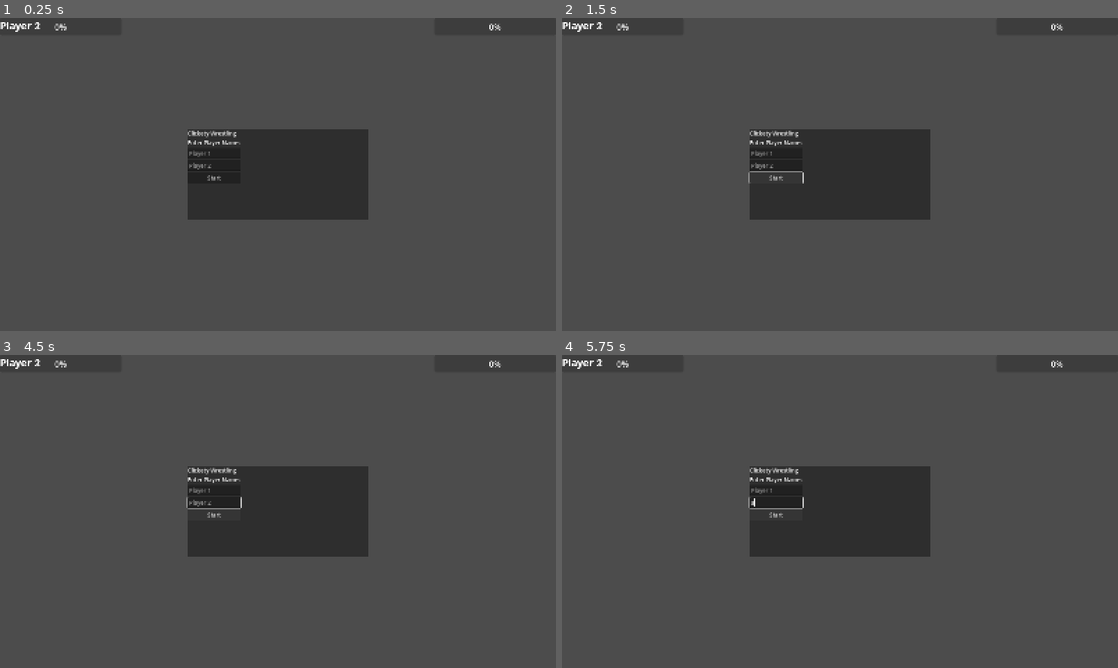
Above: before the commit, frames 1-4 (two rows, left to right).
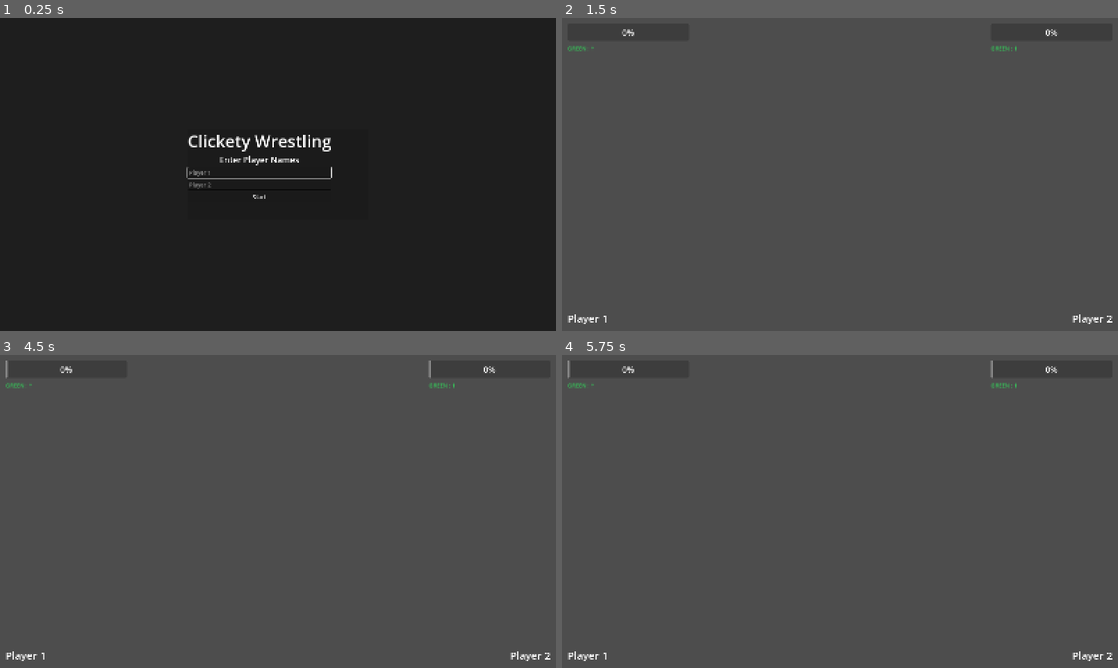
Above: after the commit, the same moments.

Repository: sanjithdevineni/Clickety-Wrestling
Game: Godot game, scene res://Scenes/Main.tscn
Two runs of this game, one before a commit and one after it. Both use one fixed random seed, a clock stepped at 60 frames per second and the inputs below.
Inputs (mouse positions are in pixels of both pictures, inside the frame that each line leads up to):
- Up to frame 1 (0.25 s): no input
- Up to frame 2 (1.5 s): click "Start" at 0.5 s; click (778, 177) at 1.25 s, where only the run before the commit has a clickable "Start"
- Up to frame 3 (4.5 s): tap Enter at 2, 3.5 s; hold D (p1_right) 2.03-2.78 s; tap Down (p2_down) at 2.1 s; tap Space at 2.75, 4.25 s; hold S (p1_down) 2.78-3.53 s; tap Left (p2_left) at 2.85 s; hold D (p1_right) 3.53-4.28 s; tap Right (p2_right) at 3.6 s; hold W (p1_up) from 4.28 s (still down); tap Up (p2_up) at 4.35 s
- Up to frame 4 (5.75 s): tap Enter at 5 s; release W (p1_up) at 5.03 s; hold A (p1_left) from 5.03 s (still down); tap Down (p2_down) at 5.1 s

The runs differ from the first frame. In frame 1, 92% of the frame differs, in the area x 0-100%, y 0-100%; in frame 2, 9.4%; in frame 3, 9.5%; in frame 4, 9.5%.

Commit message:
Fixing paths and dependencies

Diff:
--- a/Scenes/Main.tscn
+++ b/Scenes/Main.tscn
@@ -1,9 +1,9 @@
 [gd_scene load_steps=5 format=3 uid="uid://ieisg6b7t27m"]
 
-[ext_resource type="Script" uid="uid://dbp4hakdjaolm" path="res://Clickety-Wrestling/GameManager.gd" id="1_glv2v"]
-[ext_resource type="Script" uid="uid://dhq51bg7q66sl" path="res://Clickety-Wrestling/Player.gd" id="2_uu6xs"]
-[ext_resource type="Script" uid="uid://b12aclcljuhms" path="res://Clickety-Wrestling/PromptControl.gd" id="3_r0du0"]
-[ext_resource type="Script" uid="uid://cxttglw0t7k3m" path="res://Clickety-Wrestling/MenuPanel.gd" id="4_cm0pq"]
+[ext_resource type="Script" uid="uid://wi260e1iw7yv" path="res://Scripts/GameManager.gd" id="1_glv2v"]
+[ext_resource type="Script" uid="uid://bqr4udpwhbmx2" path="res://Scripts/Player.gd" id="2_uu6xs"]
+[ext_resource type="Script" uid="uid://b37v4clvfxo0t" path="res://Scripts/PromptControl.gd" id="3_r0du0"]
+[ext_resource type="Script" uid="uid://diqldobutofpt" path="res://Scripts/MenuPanel.gd" id="4_cm0pq"]
 
 [node name="Node2D" type="Node2D"]
 
Not shown, added: Scripts/GameManager.gd.uid
Not shown, added: Scripts/MenuPanel.gd.uid
Not shown, added: Scripts/Player.gd.uid
Not shown, added: Scripts/PromptControl.gd.uid
